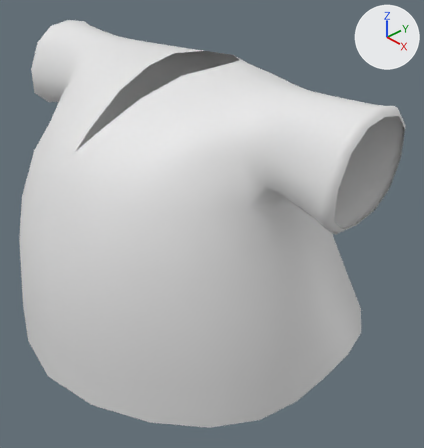
Before and after pictures for a commit that changed the Blender file 메타버스그래픽실무2024751012_전승원-20241112T053711Z-001/메타버스그래픽실무2024751012_전승원/Highblendfile.blend.
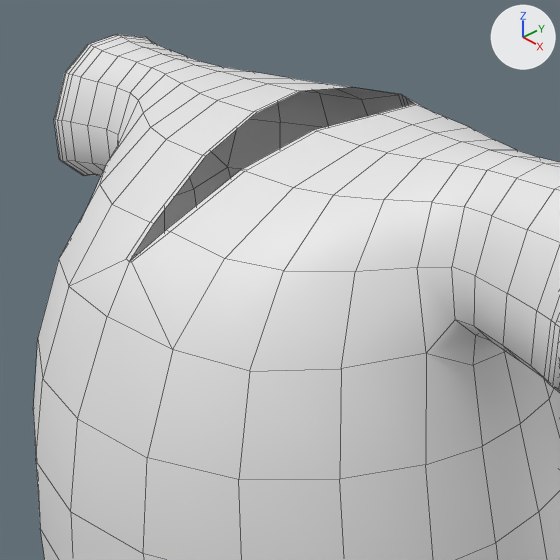
Each version appears first whole from a 50 mm camera at (1.8, -1.51, 0.32) aimed at (0.16, 0.02, -0.98), and next in a close-up on the part from 0% to 77% of the width and 0% to 73% of the height. Lighting does not change. The marker at upper right points along +X, +Y and +Z. The close-ups show mesh edges as thin lines. The same objects are shown in both versions, whatever each file hides.

Names of what the first close-up shows: 'Shirts1111111111'.
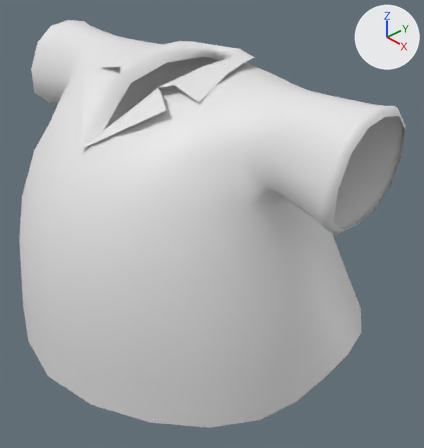
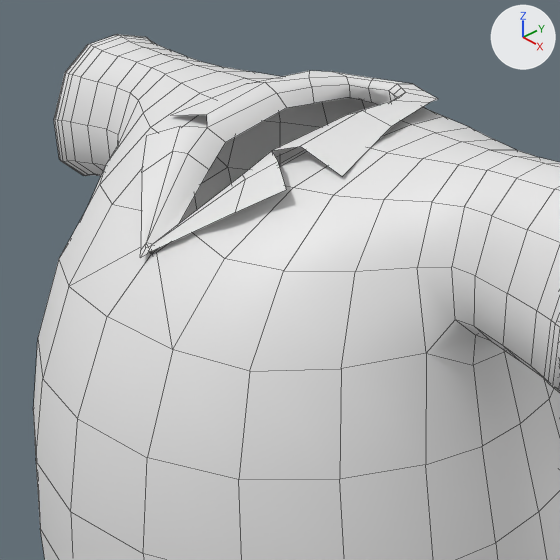
Boxes (x1, y1, x2, y2) around the edits, measured in the close-ups (560 x 560 px; the box of a moved part takes in the faces that stretch with it):
```json
{"object": "456.001", "change": "added", "after": [140, 71, 438, 258]}
{"part": 1, "of": "me_cube_017", "change": "moved or reshaped", "before": [69, 204, 225, 350], "after": [69, 204, 225, 350]}
{"part": 2, "of": "me_cube_017", "change": "moved or reshaped", "before": [113, 139, 293, 258], "after": [113, 169, 293, 258]}
{"part": 3, "of": "me_cube_017", "change": "moved or reshaped", "before": [167, 101, 359, 187], "after": [184, 115, 327, 187]}
```

Edits to the scene script, one JSON object a line:
```json
{"block": "me_cube_017", "where": "me_cube_017.from_pydata(...)  # 234 vertices, 213 faces; spans x 0.0..0.918, y -0.724..0.704, z -0.274..0.936"}
{"block": "me_cube_017", "where": "# used by ob_shirts1111111111; location = (0.0, -0.051, -1.2)"}
{"block": "me_cube_017", "change": "me_cube_017 part 1: the 1 vertex in x 0.011, y -0.467, z 0.672 is moved by (0.015, 0.054, 0.011)"}
{"block": "me_cube_017", "change": "me_cube_017 part 2: all 2 vertices in x 0.024..0.038, y -0.383..-0.382, z 0.725 are moved by (0.029, 0.024, 0.008)"}
{"block": "me_cube_017", "change": "me_cube_017 part 3: all 4 vertices in x 0.065..0.112, y -0.208..-0.032, z 0.827..0.886 are moved by (0.039, 0.0, -0.01)"}
{"op": "add", "block": "me_cube_009", "code": ["me_cube_009 = bpy.data.meshes.new('Cube.009')", "me_cube_009.from_pydata(...)  # 64 vertices, 48 faces; spans x -0.307..0.315, y -0.439..0.384, z 0.655..0.922", "me_cube_009.polygons.foreach_set('use_smooth', [True] * 48)"]}
{"op": "add", "block": "ob_456_001", "code": ["ob_456_001 = bpy.data.objects.new('456.001', me_cube_009)", "ob_456_001.location = (0.0, -0.051, -1.192)"]}
```
